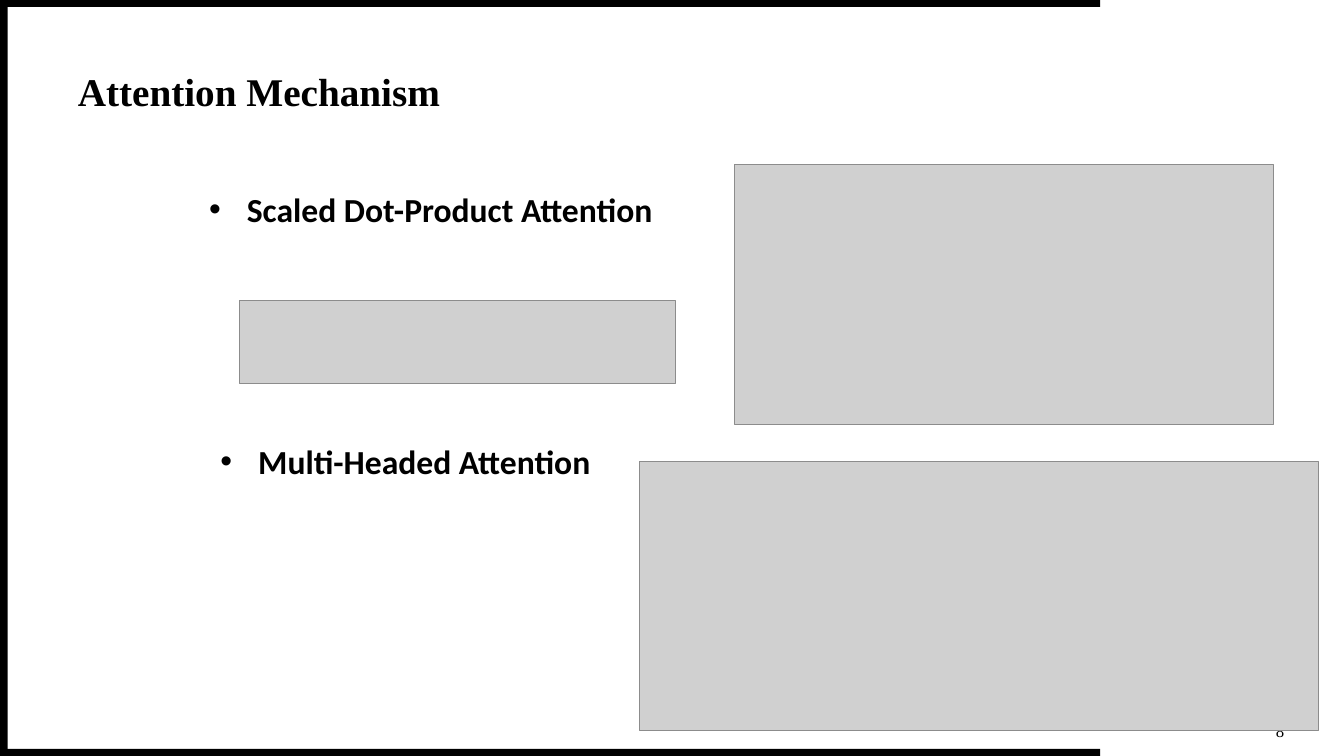
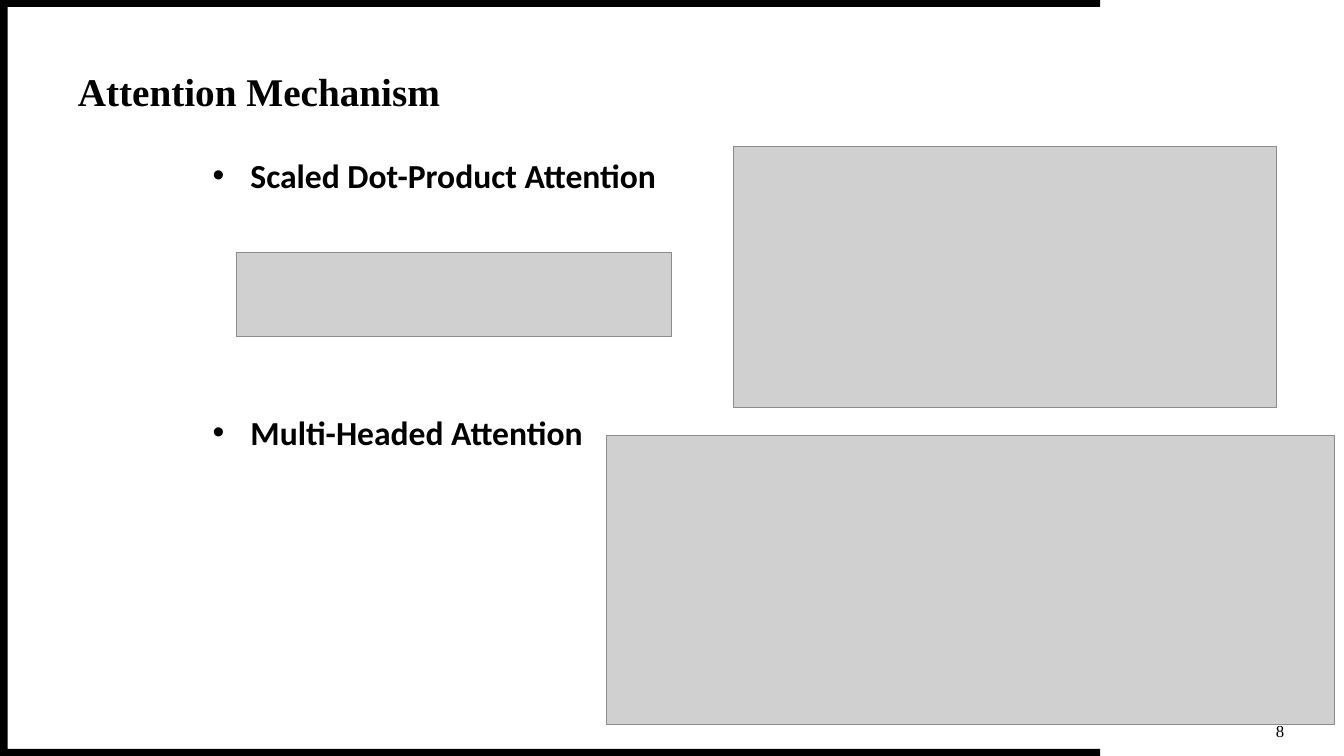
Before and after one commit to theQuert/inlpfun, a slide deck: slide 12 of Lab/REP.pptx (slide 9 before the commit). Drawn at 1344x756 pixels with LibreOffice and Linux fonts; fonts in the diff are those of the drawing; grey boxes stand for pictures. Boxes give left, top, right and bottom in pixels: in the first picture for what was removed or moved away, otherwise in the second. Text is boxed around its words. In the diff, an @@ line names an element or a change of style, - is before the commit and + after.

```diff
--- a/Lab/REP.pptx
+++ b/Lab/REP.pptx
@@ picture: place and size @@
-picture at [735, 165, 1274, 425]
+picture at [734, 147, 1276, 408]
@@ text "Scaled Dot-Product Attention": place and size @@
-text "Scaled Dot-Product Attention" at [247, 198, 652, 223]
+text "Scaled Dot-Product Attention" at [250, 164, 656, 189]
@@ picture: place and size @@
-picture at [240, 300, 676, 384]
+picture at [237, 253, 673, 337]
@@ text "Multi-Headed Attention": place and size @@
-text "Multi-Headed Attention" at [258, 450, 590, 475]
+text "Multi-Headed Attention" at [250, 421, 582, 446]
@@ picture: place and size @@
-picture at [639, 462, 1319, 731]
+picture at [607, 436, 1335, 724]
```
Also in this commit, not shown: 6 other slides changed, 3 slides added.
